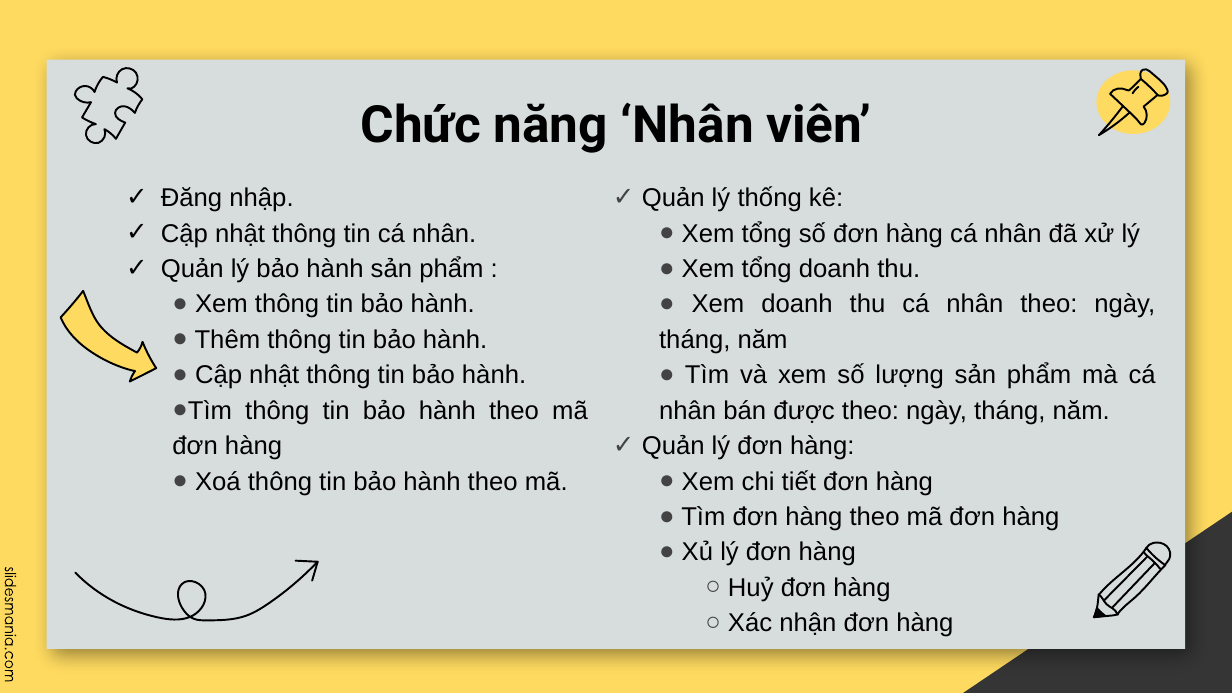
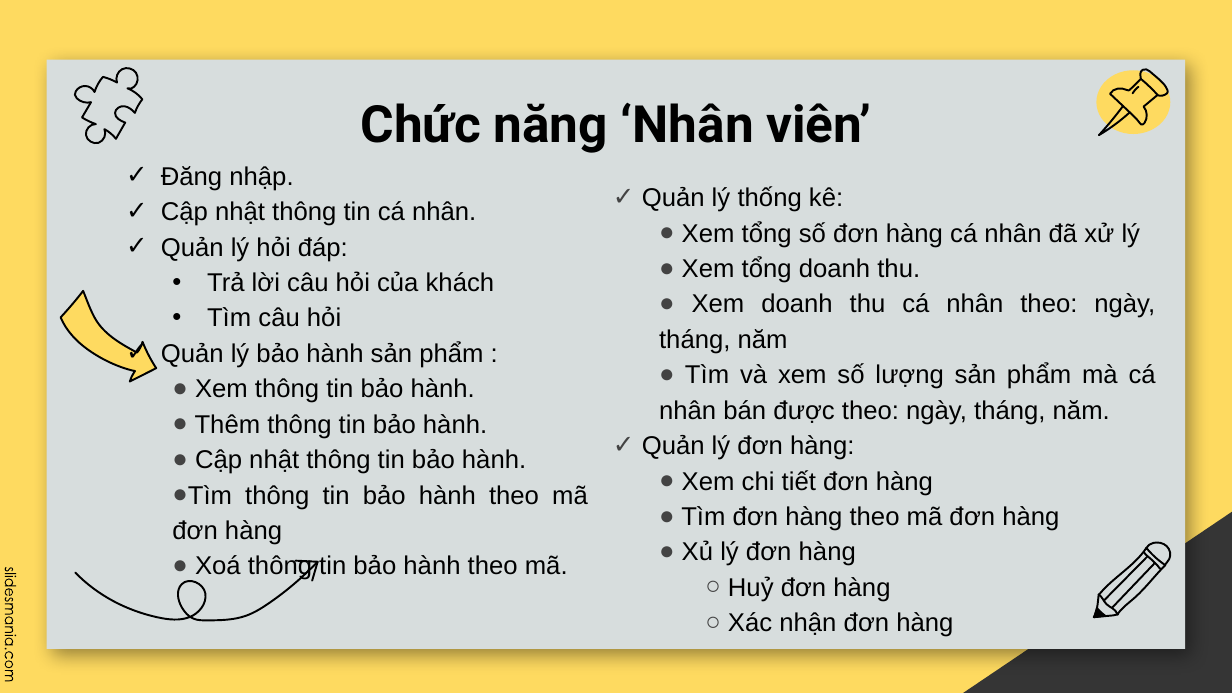
Before and after one commit to b1910319/NienLuan_Nganh, a slide deck: slide 14 of slide_nienluan.pptx. Drawn at 1232x693 pixels with LibreOffice and Linux fonts; fonts in the diff are those of the drawing; background and template pictures are left out. Boxes give left, top, right and bottom in pixels: in the first picture for what was removed or moved away, otherwise in the second. Text is boxed around its words. In the diff, an @@ line names an element or a change of style, - is before the commit and + after.

Commit message:
tìm câu hỏi theo tên sản phẩm

```diff
--- a/slide_nienluan.pptx
+++ b/slide_nienluan.pptx
@@ text "Đăng nhập.": place and size @@
-text "Đăng nhập." at (161,187,588,496)
+text "Đăng nhập." at (161,166,588,581)
@@ text at (161,236,495,327): paragraphs added @@
+✓ Quản lý hỏi đáp:
+  • Trả lời câu hỏi của khách
+  • Tìm câu hỏi
```
Also in this commit, not shown: 4 other slides changed, 2 slides added, 2 slides removed, 12 other files.
